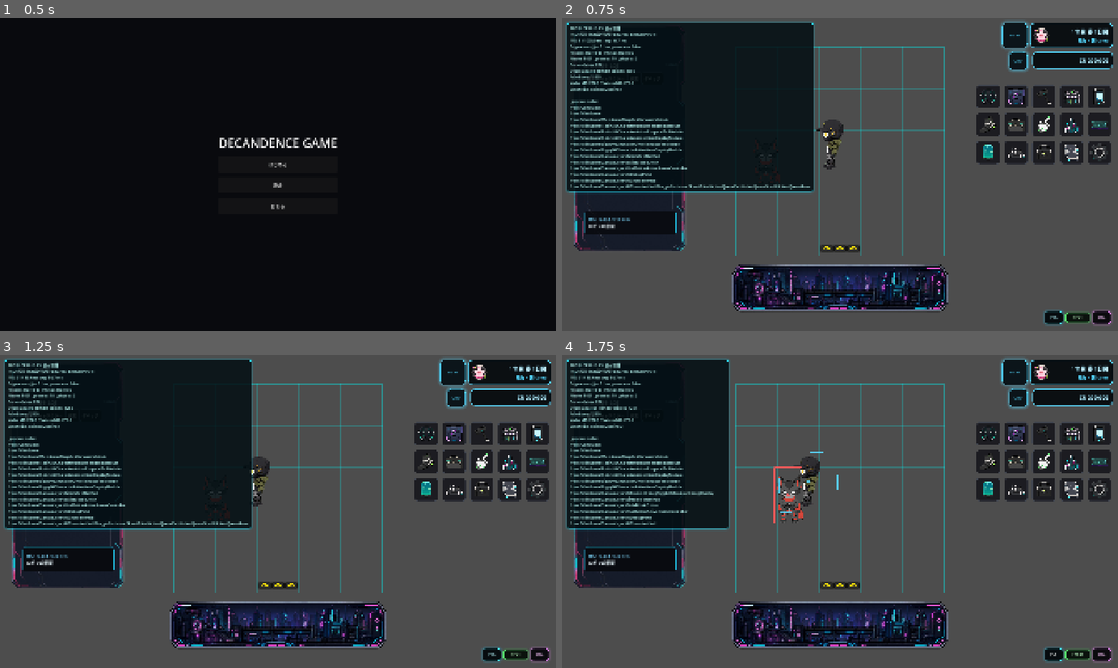
Above: before the commit, frames 1-4 (two rows, left to right).
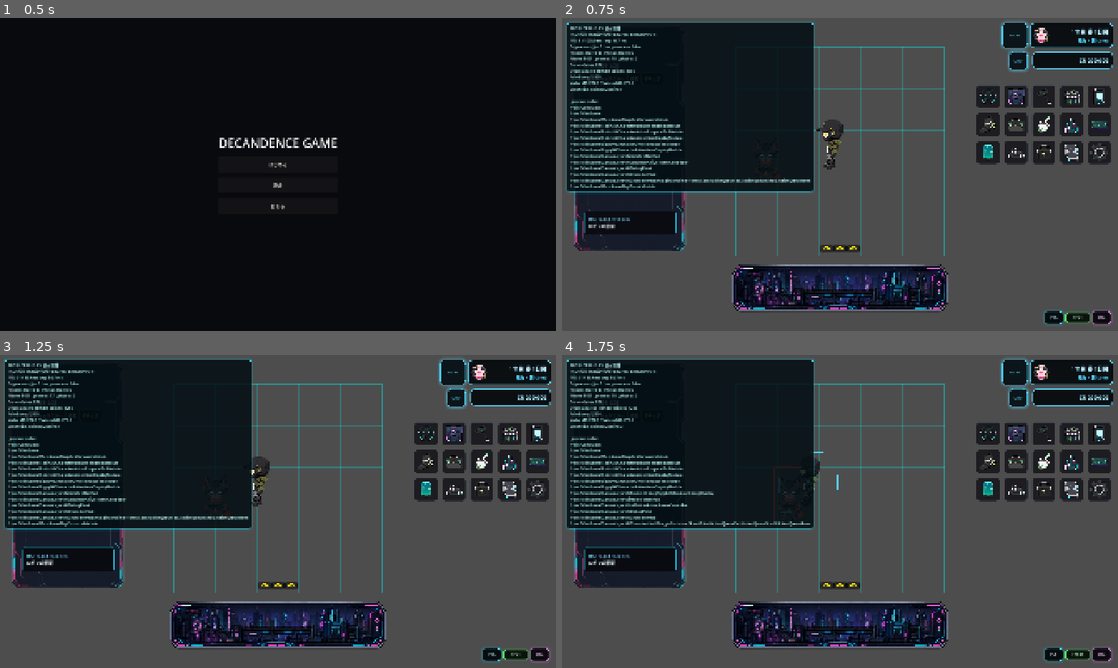
Above: after the commit, the same moments.

Repository: grimoire1089-coder/optimistic
Game: Godot game, scene res://Scenes/Boot/TitleScene.tscn
Same seed, same stepped clock (60 frames per second), same inputs: the game is played once before the commit and once after it. Sound files missing from this copy of the repository are replaced by a short silence.
Inputs:
- Up to frame 1 (0.5 s): no input
- Up to frame 2 (0.75 s): click "はじめる" at 0.5 s
- Up to frame 3 (1.25 s): no input
- Up to frame 4 (1.75 s): click "POS" at 1.25 s

Frame 1 is identical in both runs. In frame 2, 0.7% of the frame differs, in the area x 7-45%, y 45-55%; in frame 3, 0.7%; in frame 4, 8.6%, in the area x 11-46%, y 1-56%.

Commit message:
Stop polling build mode button state

Diff:
--- a/Scripts/UI/HUD/BuildModeButton.gd
+++ b/Scripts/UI/HUD/BuildModeButton.gd
@@ -13,12 +13,10 @@
 @export var build_mode_icon: Texture2D
 @export var show_text: bool = false
 @export var click_sfx_volume_db: float = 0.0
-@export var state_poll_interval_seconds: float = 0.25
 
 var _controller: BuildModeController
 var _room_map: Node
 var _local_enabled := false
-var _state_poll_timer := 0.0
 
 
 func _ready() -> void:
@@ -31,14 +29,14 @@
 	_load_default_click_sfx_if_needed()
 	_sync_button_state()
 	pressed.connect(_on_pressed)
+	_sync_process_enabled()
 
 
-func _process(delta: float) -> void:
-	_state_poll_timer -= maxf(delta, 0.0)
-	if _state_poll_timer > 0.0:
-		return
-	_state_poll_timer = maxf(state_poll_interval_seconds, 0.05)
+func _process(_delta: float) -> void:
+	_resolve_refs()
+	_connect_controller()
 	_sync_button_state()
+	_sync_process_enabled()
 
 
 func _on_pressed() -> void:
@@ -51,8 +49,17 @@
 	_sync_button_state()
 
 
+func _on_buildable_changed(_buildable: bool) -> void:
+	_sync_button_state()
+
+
+func refresh_build_state() -> void:
+	_sync_button_state()
+
+
 func _sync_button_state() -> void:
 	_resolve_refs()
+	_connect_controller()
 	var can_build := _can_build()
 	disabled = not can_build
 	if not can_build:
@@ -91,6 +98,10 @@
 	button_pressed = next_enabled
 
 
+func _sync_process_enabled() -> void:
+	set_process(_controller == null or _room_map == null)
+
+
 func _resolve_refs() -> void:
 	if _controller == null and not build_mode_controller_path.is_empty():
 		_controller = get_node_or_null(build_mode_controller_path) as BuildModeController
@@ -101,9 +112,12 @@
 func _connect_controller() -> void:
 	if _controller == null:
 		return
-	var callable := Callable(self, "_on_build_mode_changed")
-	if not _controller.build_mode_changed.is_connected(callable):
-		_controller.build_mode_changed.connect(callable)
+	var build_callable := Callable(self, "_on_build_mode_changed")
+	if not _controller.build_mode_changed.is_connected(build_callable):
+		_controller.build_mode_changed.connect(build_callable)
+	var buildable_callable := Callable(self, "_on_buildable_changed")
+	if not _controller.buildable_changed.is_connected(buildable_callable):
+		_controller.buildable_changed.connect(buildable_callable)
 
 
 func _apply_layout() -> void:
